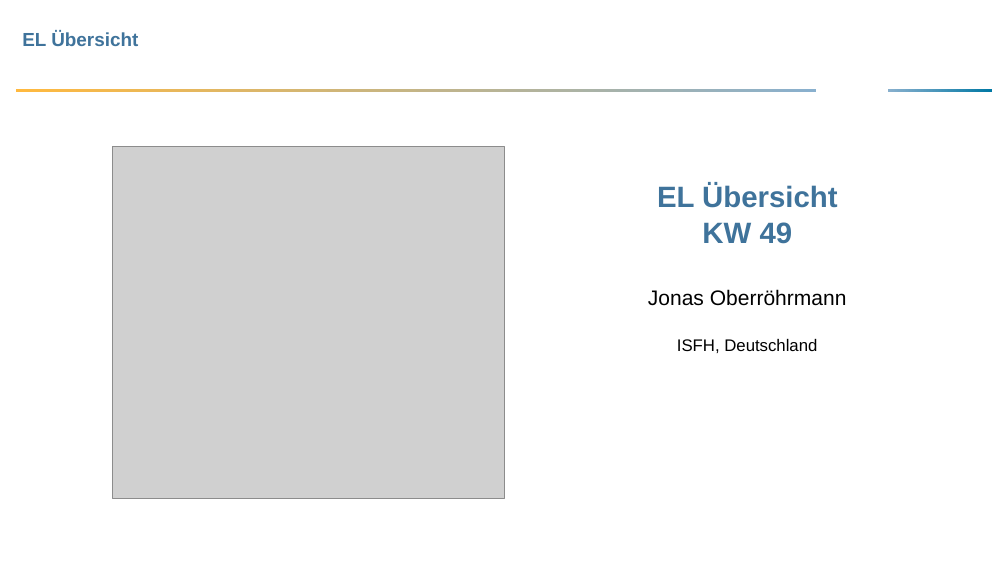
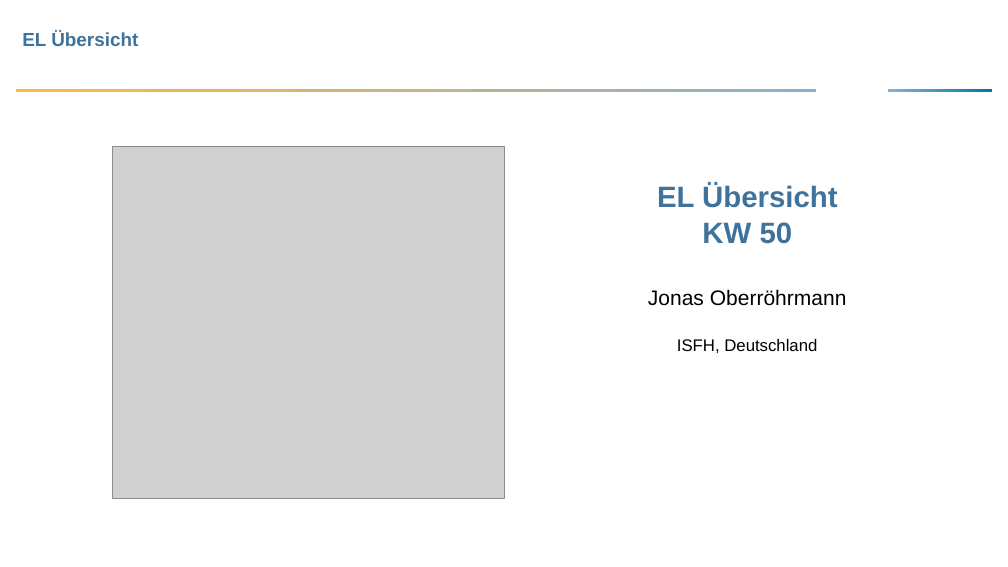
Before and after one commit to JonasOber/EvolutionApp, a slide deck: slide 1 of Masterarbeit/Wochenmeetings/Übersicht_EL_KW50.pptx. Drawn at 1008x567 pixels with LibreOffice and Linux fonts; fonts in the diff are those of the drawing; grey boxes stand for pictures; background and template pictures are left out. Boxes give left, top, right and bottom in pixels: in the first picture for what was removed or moved away, otherwise in the second. Text is boxed around its words. In the diff, an @@ line names an element or a change of style, - is before the commit and + after.

```diff
--- a/Masterarbeit/Wochenmeetings/Übersicht_EL_KW50.pptx
+++ b/Masterarbeit/Wochenmeetings/Übersicht_EL_KW50.pptx
@@ text at box(702, 222, 793, 244): text changed @@
-  KW 49
+  KW 50
```
Also in this commit, not shown: 29 other files.
